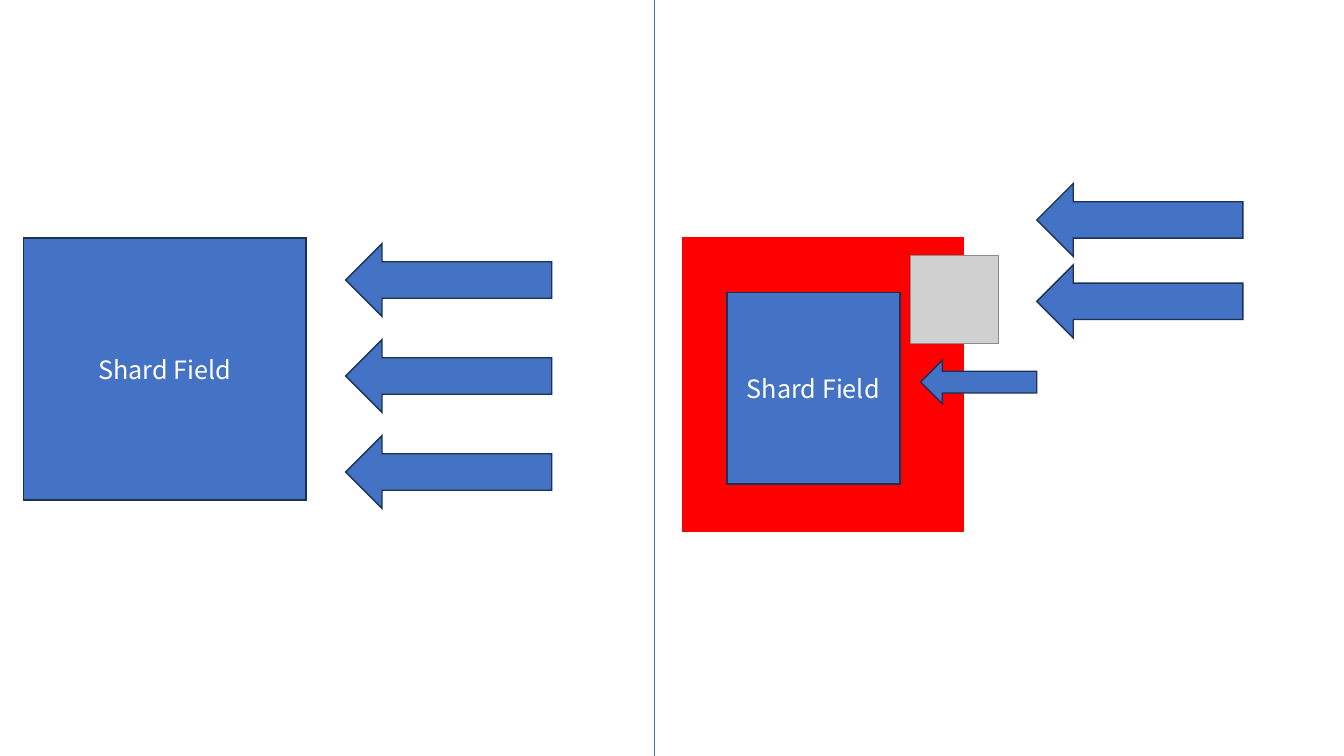
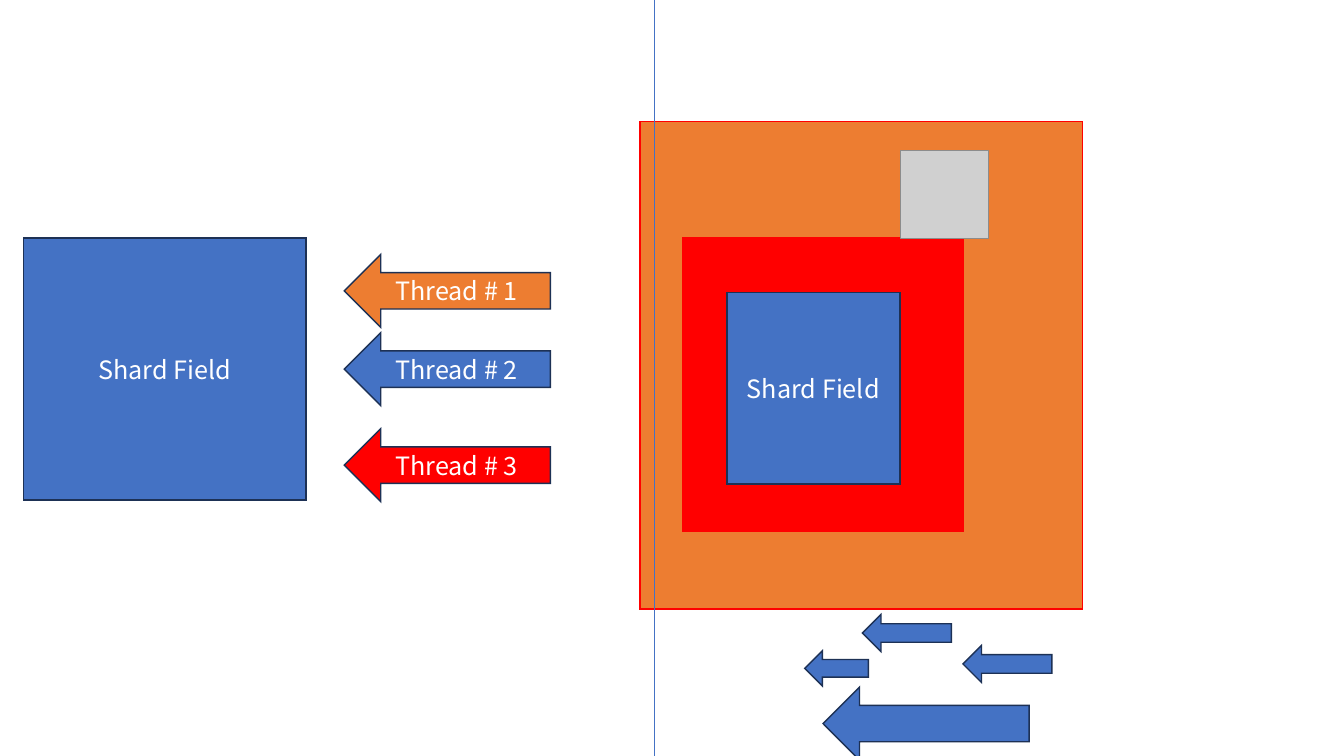
Before and after one commit to Baskervir/simcoding_jm, a slide deck: slide 34 of hy/수업자료/6주차 멀티쓰레딩/Multi Threading.pptx (slide 32 before the commit). Drawn at 1344x756 pixels with LibreOffice and Linux fonts; fonts in the diff are those of the drawing; grey boxes stand for pictures. Boxes give left, top, right and bottom in pixels: in the first picture for what was removed or moved away, otherwise in the second. Text is boxed around its words. In the diff, an @@ line names an element or a change of style, - is before the commit and + after.

```diff
--- a/hy/수업자료/6주차 멀티쓰레딩/Multi Threading.pptx
+++ b/hy/수업자료/6주차 멀티쓰레딩/Multi Threading.pptx
@@ rectangle added at [640, 121, 1083, 609], fill #ED7D31, outline #FF0000 1 pt @@
@@ picture: place and size @@
-picture at [910, 255, 998, 343]
+picture at [900, 150, 988, 238]
@@ left arrow "Thread # 1": place and size @@
-left arrow "Thread # 1" at [346, 244, 552, 317]
+left arrow "Thread # 1" at [345, 254, 551, 327]
@@ left arrow "Thread # 1" at [345, 254, 551, 327]: fill #4472C4 to #ED7D31 @@
@@ text in left arrow at [395, 280, 518, 301]: text added @@
+Thread # 1
@@ left arrow "Thread # 2": place and size @@
-left arrow "Thread # 2" at [346, 340, 552, 412]
+left arrow "Thread # 2" at [345, 333, 551, 405]
@@ text in left arrow at [395, 359, 518, 380]: text added @@
+Thread # 2
@@ left arrow "Thread # 3": place and size @@
-left arrow "Thread # 3" at [346, 436, 552, 508]
+left arrow "Thread # 3" at [345, 429, 551, 501]
@@ left arrow "Thread # 3" at [345, 429, 551, 501]: fill #4472C4 to #FF0000 @@
@@ text in left arrow at [395, 455, 518, 476]: text added @@
+Thread # 3
@@ left arrow: place and size @@
-left arrow at [921, 361, 1036, 404]
+left arrow at [863, 615, 952, 652]
@@ left arrow: place and size @@
-left arrow at [1037, 265, 1243, 338]
+left arrow at [805, 651, 868, 687]
@@ left arrow added at [963, 645, 1052, 683], fill #4472C4, outline #1E3256 1 pt @@
@@ left arrow: place and size @@
-left arrow at [1037, 184, 1243, 256]
+left arrow at [824, 688, 1029, 756]
```
Also in this commit, not shown: 1 other slide changed, 2 slides added, 7 other files.
